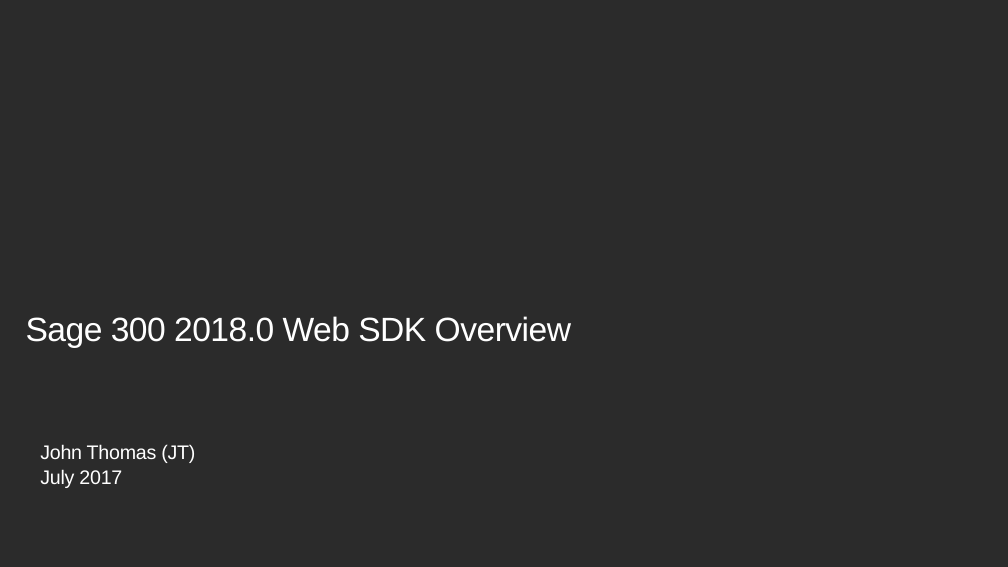
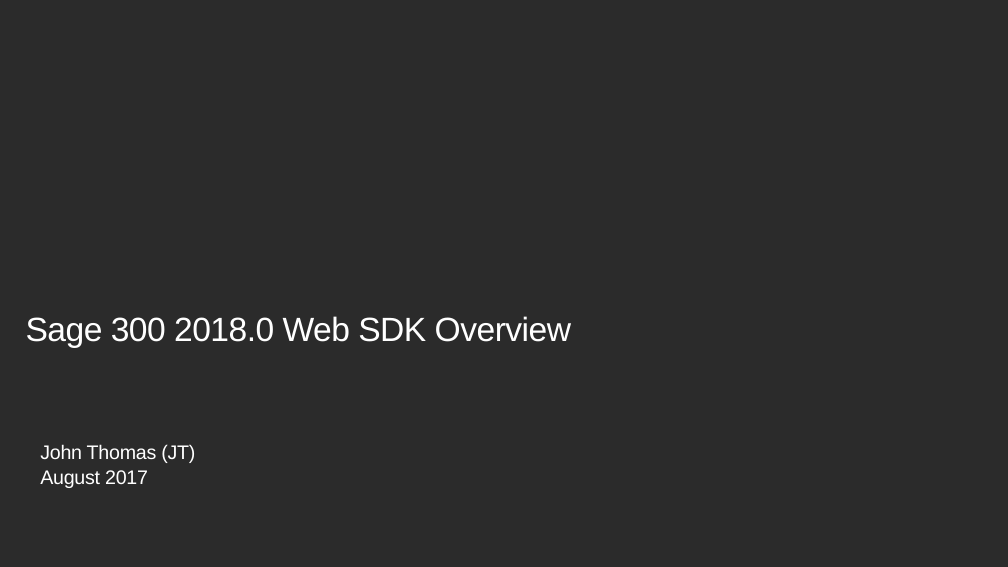
Before and after one commit to SageNADev/Sage300-SDK, a slide deck: slide 1 of docs/presentations/Sage300SDK_2018.0WebSDKOverview.pptx. Drawn at 1008x567 pixels with LibreOffice and Linux fonts; fonts in the diff are those of the drawing; background and template pictures are left out; a plain dark background stands for a picture behind light text. Boxes give left, top, right and bottom in pixels: in the first picture for what was removed or moved away, otherwise in the second. Text is boxed around its words. In the diff, an @@ line names an element or a change of style, - is before the commit and + after.

```diff
--- a/docs/presentations/Sage300SDK_2018.0WebSDKOverview.pptx
+++ b/docs/presentations/Sage300SDK_2018.0WebSDKOverview.pptx
@@ subtitle at box(40, 470, 148, 488): text changed @@
-July 2017
+August 2017
```
Also in this commit, not shown: 2 other slides changed, 1 slide removed.
